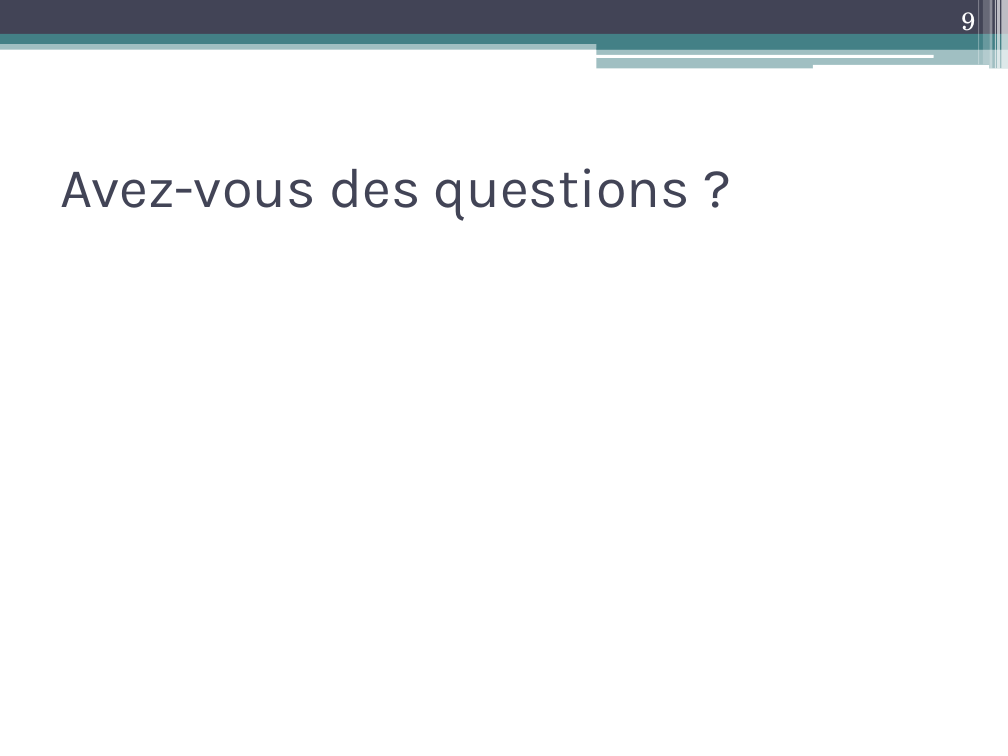
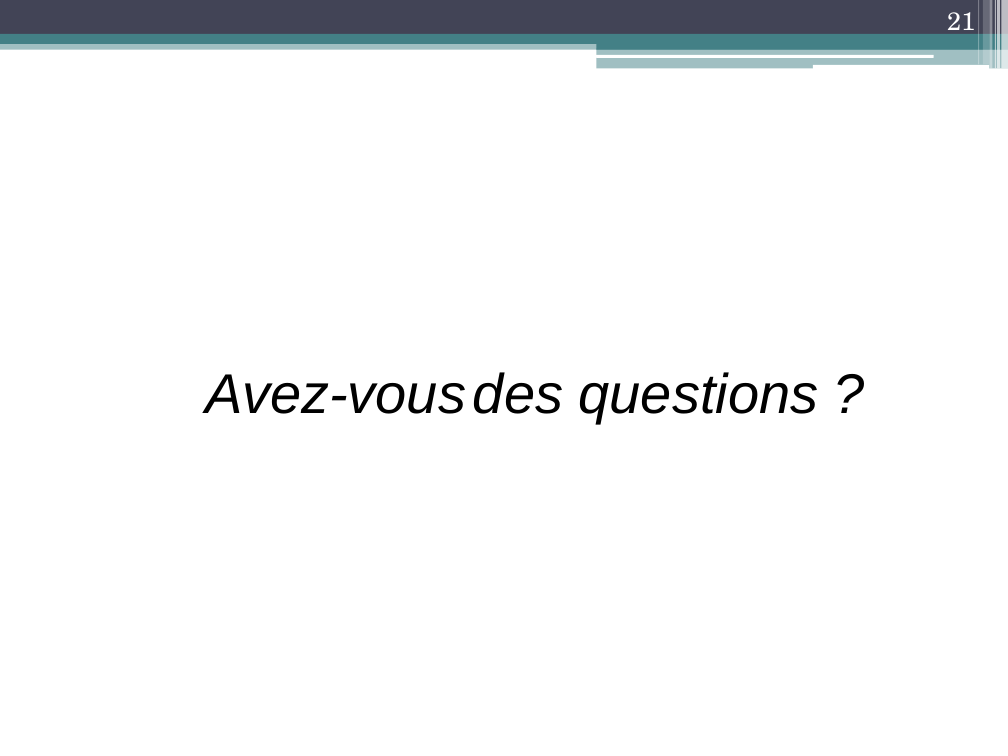
Before and after one commit to anunnakian/db2file, a slide deck: slide 21 of docs/dataMigrator.pptx (slide 9 before the commit). Drawn at 1008x756 pixels with LibreOffice and Linux fonts; fonts in the diff are those of the drawing. Boxes give left, top, right and bottom in pixels: in the first picture for what was removed or moved away, otherwise in the second. Text is boxed around its words. In the diff, an @@ line names an element or a change of style, - is before the commit and + after.

```diff
--- a/docs/dataMigrator.pptx
+++ b/docs/dataMigrator.pptx
@@ page number at (947,12,975,38): text changed @@
-9
+21
@@ text "Avez-vous des questions ?": place and size @@
-text "Avez-vous des questions ?" at (60,168,690,220)
+text "Avez-vous des questions ?" at (206,372,819,423)
@@ text "Avez-vous des questions ?" at (206,372,819,423): font Karla to Arial, text colour #424456 to #000000, italic on; alignment left to centre; vertical alignment middle to top @@
```
Also in this commit, not shown: 3 other slides changed, 14 slides added, 2 slides removed.
